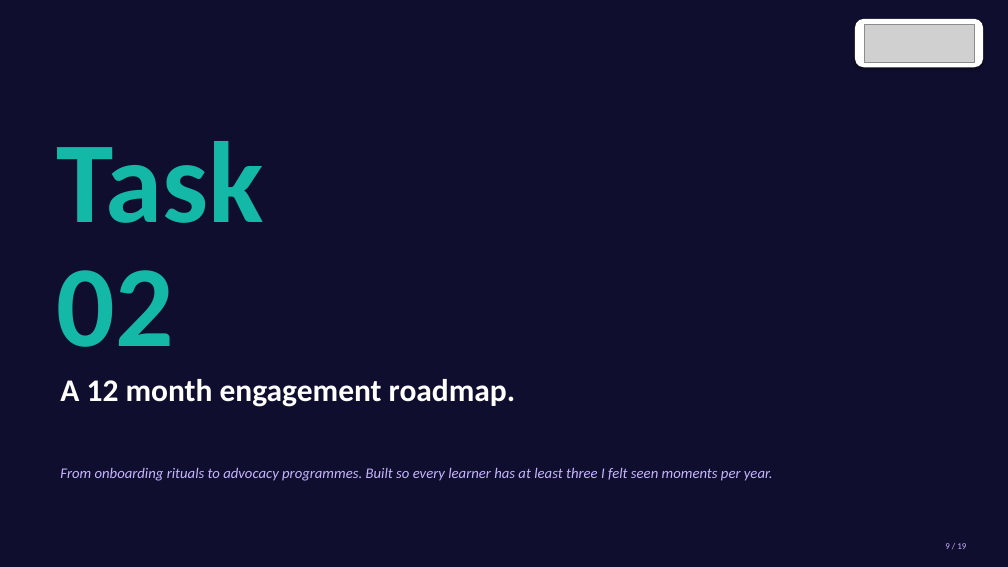
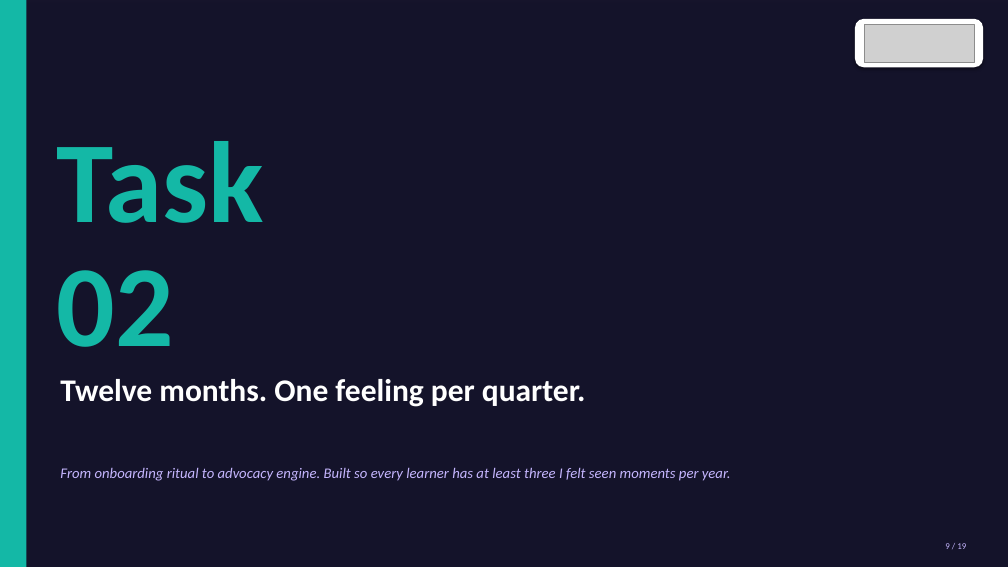
Before and after one commit to parasjain10/amity-marketing-manager-assignment, a slide deck: slide 9 of Amity_Online_Marketing_Manager_Assignment_Paras_Jain_Bloom.pptx. Drawn at 1008x567 pixels with LibreOffice and Linux fonts; fonts in the diff are those of the drawing; grey boxes stand for pictures; background and template pictures are left out; a plain dark background stands for a picture behind light text. Boxes give left, top, right and bottom in pixels: in the first picture for what was removed or moved away, otherwise in the second. Text is boxed around its words. In the diff, an @@ line names an element or a change of style, - is before the commit and + after.

```diff
--- a/Amity_Online_Marketing_Manager_Assignment_Paras_Jain_Bloom.pptx
+++ b/Amity_Online_Marketing_Manager_Assignment_Paras_Jain_Bloom.pptx
@@ background #FFFFFF to picture (left out) @@
@@ rectangle at (0, 0, 1008, 567): fill #100E2E to #100E2E at 72% opacity; shadow on @@
@@ rectangle added at (0, 0, 26, 567), fill #14B8A6 @@
@@ text at (60, 379, 586, 407): text changed @@
-A 12 month engagement roadmap.
+Twelve months. One feeling per quarter.
@@ text at (60, 467, 731, 481): text changed @@
-From onboarding rituals to advocacy programmes. Built so every learner has at least three I felt seen moments per year.
+From onboarding ritual to advocacy engine. Built so every learner has at least three I felt seen moments per year.
```
Also in this commit, not shown: 8 other slides changed, 10 slides added, 10 slides removed, 1 other file.
